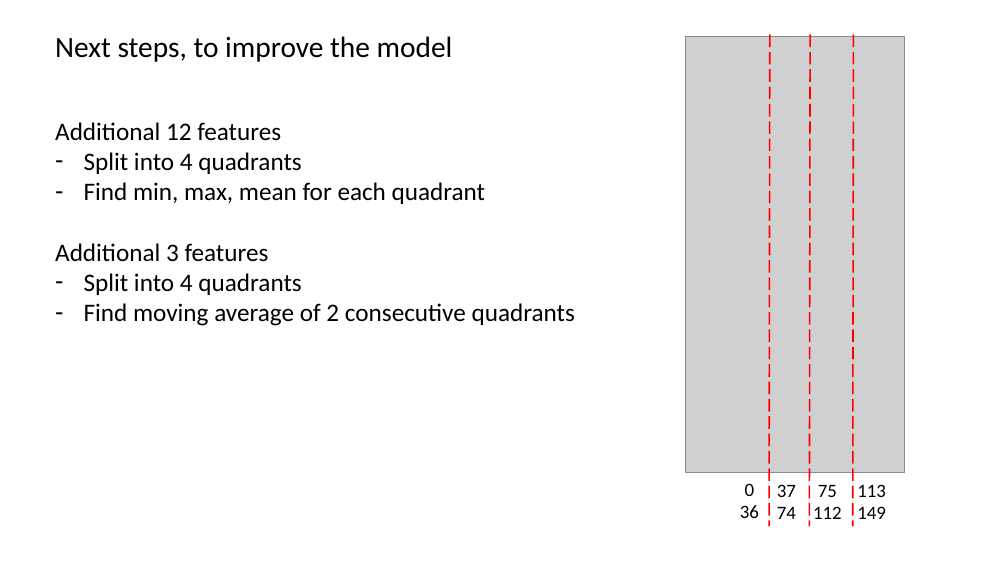
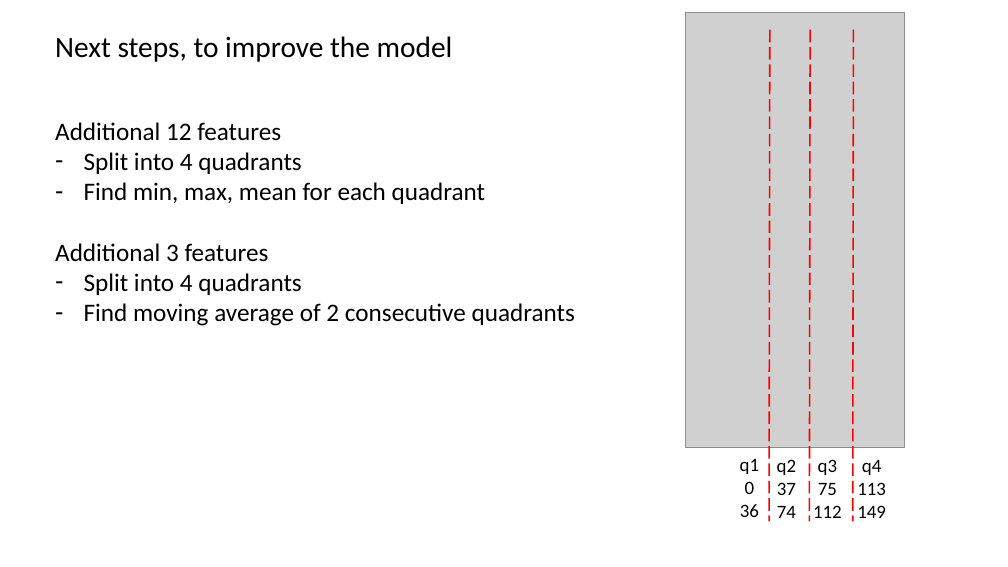
Before and after one commit to JNYH/ecg_vbeat, a slide deck: slide 7 of ecg_vbeat.pptx (slide 6 before the commit). Drawn at 1008x567 pixels with LibreOffice and Linux fonts; fonts in the diff are those of the drawing; grey boxes stand for pictures. Boxes give left, top, right and bottom in pixels: in the first picture for what was removed or moved away, otherwise in the second. Text is boxed around its words. In the diff, an @@ line names an element or a change of style, - is before the commit and + after.

```diff
--- a/ecg_vbeat.pptx
+++ b/ecg_vbeat.pptx
@@ picture: place and size @@
-picture at <box>686,37,905,473</box>
+picture at <box>686,13,905,448</box>
@@ 3 lines: place and size @@
-3 lines at <box>769,35,854,526</box>
+3 lines at <box>769,29,854,522</box>
@@ text "q1": place and size @@
-text "q1" at <box>740,483,759,518</box>
+text "q1" at <box>740,459,759,517</box>
@@ text at <box>740,459,759,474</box>: paragraph added @@
+q1
@@ text "q2": place and size @@
-text "q2" at <box>777,484,796,519</box>
+text "q2" at <box>777,459,796,518</box>
@@ text at <box>777,459,796,475</box>: paragraph added @@
+q2
@@ text "q3": place and size @@
-text "q3" at <box>813,485,842,519</box>
+text "q3" at <box>813,459,842,518</box>
@@ text at <box>818,459,837,475</box>: paragraph added @@
+q3
@@ text "q4": place and size @@
-text "q4" at <box>857,484,886,519</box>
+text "q4" at <box>857,460,886,518</box>
@@ text at <box>862,460,881,475</box>: paragraph added @@
+q4
```
Also in this commit, not shown: 4 other slides changed, 1 slide added.
